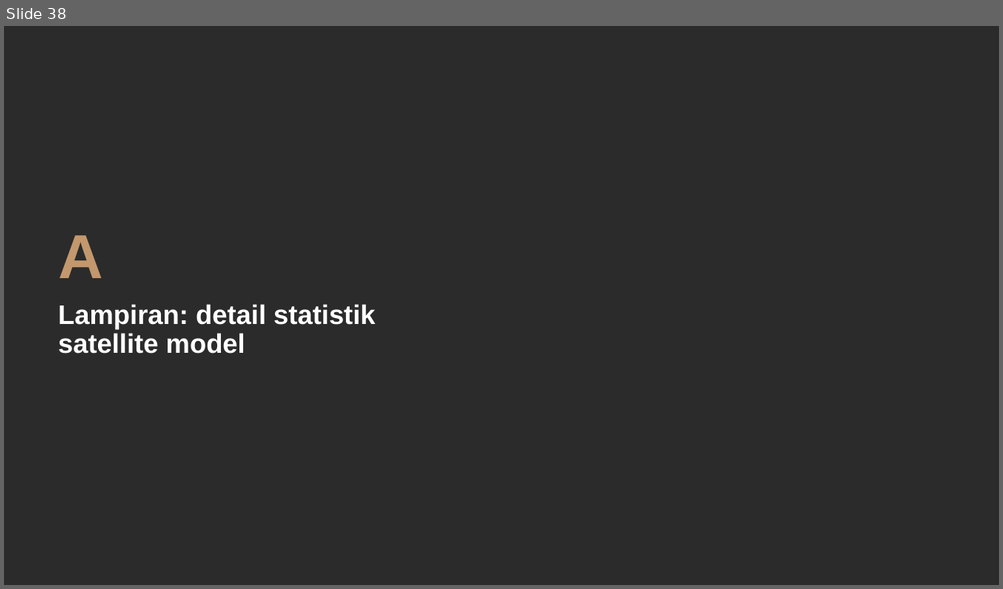
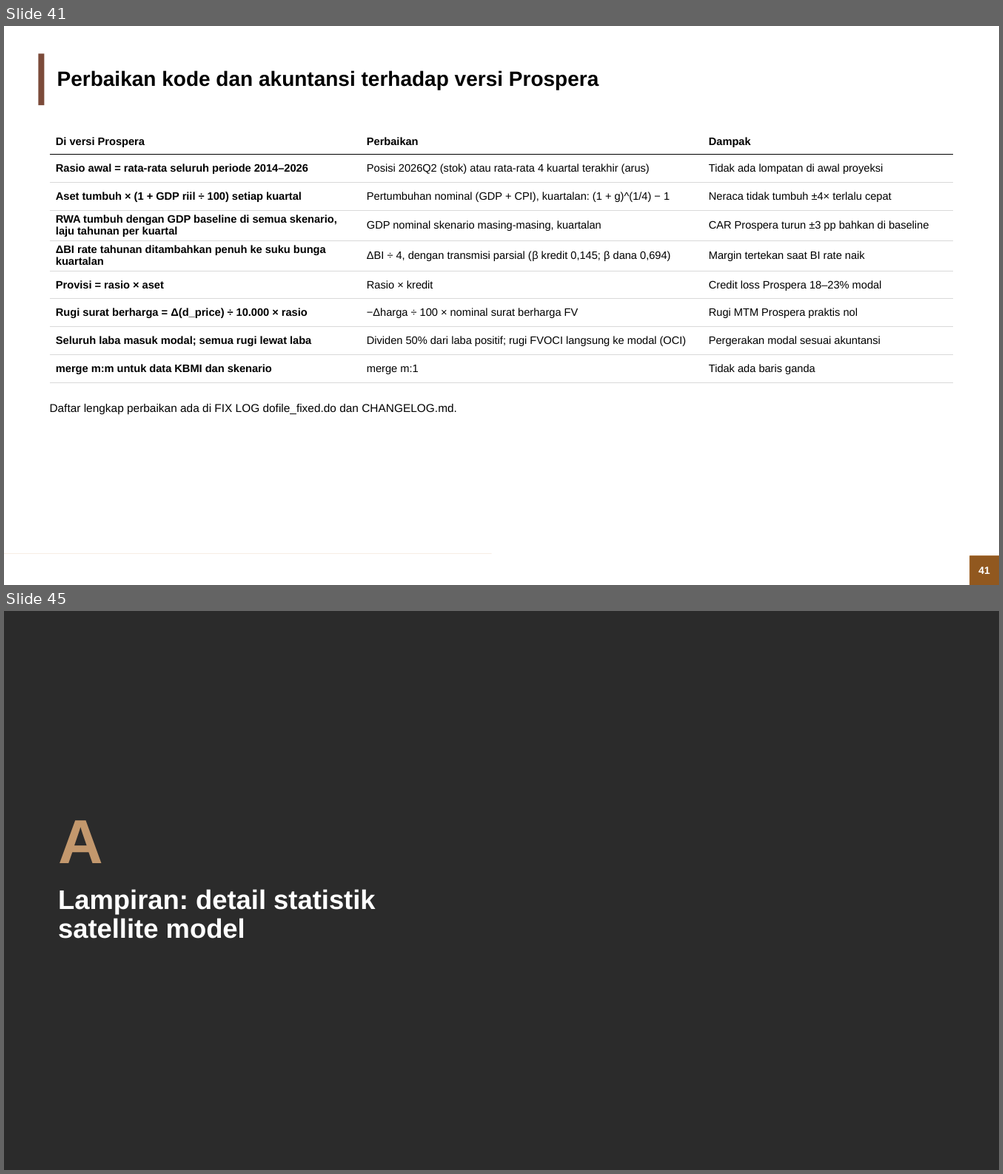
Before and after one commit to muhamadhaikal128/banking-stress-test, a slide deck: Banking Stress Test (Solvency).pptx. Shown one above the other, each under a label of ours: slide 38 before the commit, slides 41 and 45 after it; the slides between them are not shown. The pictures are 1003x589 and 1003x1174 pixels, drawn with LibreOffice and Linux fonts; fonts in the diff are those of the drawing; background and template pictures are left out; a plain dark background stands for a picture behind light text. Boxes give left, top, right and bottom in pixels: in the first picture for what was removed or moved away, otherwise in the second. Text is boxed around its words. In the diff, an @@ line names an element or a change of style, - is before the commit and + after.

```diff
--- a/Banking Stress Test (Solvency).pptx
+++ b/Banking Stress Test (Solvency).pptx
@@ slide 41 added at (4,26,999,585), background #FFFFFF @@
@@ rectangle added at (38,54,44,105), fill #7C4B3B @@
@@ title added at (57,70,598,90), 20 pt, text #000000, bold @@
+Perbaikan kode dan akuntansi terhadap versi Prospera
@@ table added at (50,130,953,378), 9 rows, 3 columns @@
+Di versi Prospera | Perbaikan | Dampak
+Rasio awal = rata-rata seluruh periode 2014–2026 | Posisi 2026Q2 (stok) atau rata-rata 4 kuartal terakhir (arus) | Tidak ada lompatan di awal proyeksi
+Aset tumbuh × (1 + GDP riil ÷ 100) setiap kuartal | Pertumbuhan nominal (GDP + CPI), kuartalan: (1 + g)^(1/4) − 1 | Neraca tidak tumbuh ±4× terlalu cepat
+RWA tumbuh dengan GDP baseline di semua skenario, laju tahunan per kuartal | GDP nominal skenario masing-masing, kuartalan | CAR Prospera turun ±3 pp bahkan di baseline
+ΔBI rate tahunan ditambahkan penuh ke suku bunga kuartalan | ΔBI ÷ 4, dengan transmisi parsial (β kredit 0,145; β dana 0,694) | Margin tertekan saat BI rate naik
+Provisi = rasio × aset | Rasio × kredit | Credit loss Prospera 18–23% modal
+Rugi surat berharga = Δ(d_price) ÷ 10.000 × rasio | −Δharga ÷ 100 × nominal surat berharga FV | Rugi MTM Prospera praktis nol
+Seluruh laba masuk modal; semua rugi lewat laba | Dividen 50% dari laba positif; rugi FVOCI langsung ke modal (OCI) | Pergerakan modal sesuai akuntansi
+merge m:m untuk data KBMI dan skenario | merge m:1 | Tidak ada baris ganda
@@ text added at (50,404,457,414), 11 pt, text #000000 @@
+Daftar lengkap perbaikan ada di FIX LOG dofile_fixed.do dan CHANGELOG.md.
@@ rectangle added at (4,554,492,554), fill #C17529 @@
@@ rectangle added at (970,557,999,585), fill #C17529 @@
@@ page number added at (970,557,999,585), fill #91581F, 10 pt, text #FFFFFF, bold @@
+41
@@ what was slide 38 is now slide 45 @@
```
Also in this commit, not shown: 7 slides changed, 6 other slides added.
